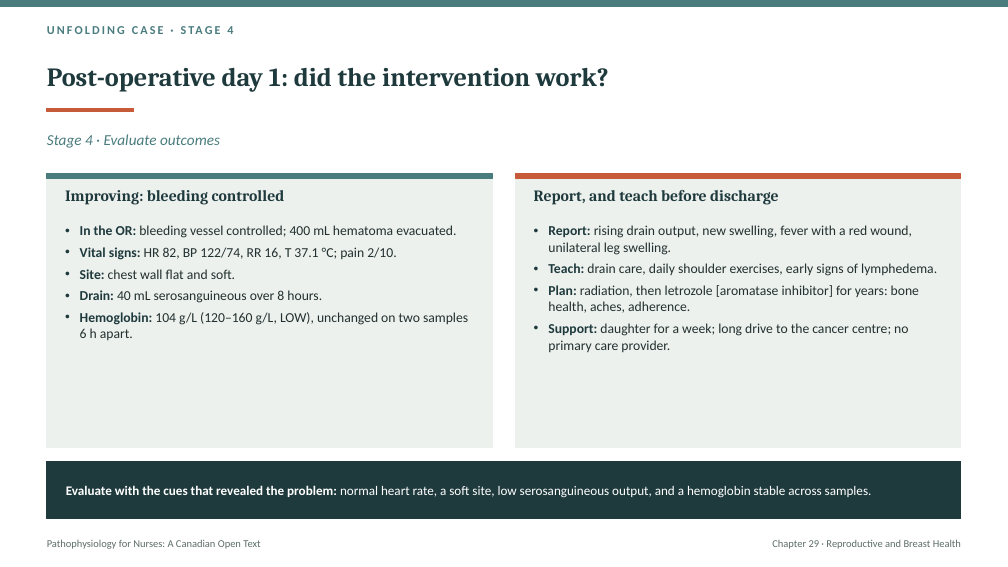
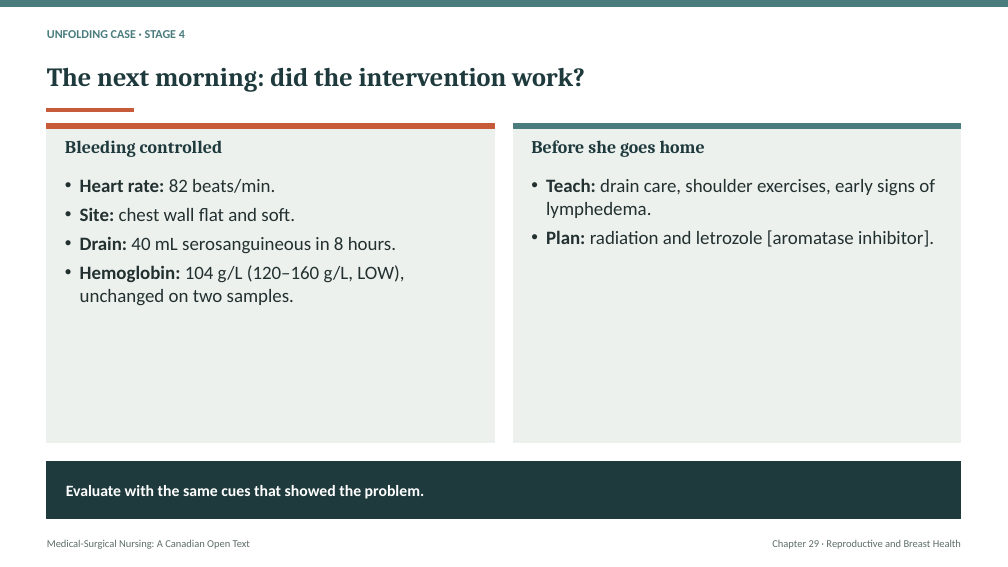
Before and after one commit to andrewleenl/opensourcenursing, a slide deck: slide 38 of Ch29_Reproductive_and_Breast_Health_in_Adult_Care_Lecture_Presentation.pptx (slide 44 before the commit). Drawn at 1008x567 pixels with LibreOffice and Linux fonts; fonts in the diff are those of the drawing. Boxes give left, top, right and bottom in pixels: in the first picture for what was removed or moved away, otherwise in the second. Text is boxed around its words. In the diff, an @@ line names an element or a change of style, - is before the commit and + after.

```diff
--- a/Ch29_Reproductive_and_Breast_Health_in_Adult_Care_Lecture_Presentation.pptx
+++ b/Ch29_Reproductive_and_Breast_Health_in_Adult_Care_Lecture_Presentation.pptx
@@ text "UNFOLDING CASE · STAGE 4" at (47,30,185,38): letter spacing 2 to 0 pt; vertical alignment top to middle @@
@@ title at (47,67,585,92): text changed @@
-Post-operative day 1: did the intervention work?
+The next morning: did the intervention work?
@@ rectangle: place and size @@
-rectangle at (47,174,492,448)
+rectangle at (47,124,495,442)
@@ rectangle: place and size @@
-rectangle at (47,174,492,178)
+rectangle at (47,124,495,129)
@@ rectangle at (47,124,495,129): fill #4A7C7E to #C75B39; outline #4A7C7E 1 pt to #C75B39 1 pt @@
@@ text removed at (47,134,220,148) @@
-Stage 4 · Evaluate outcomes
@@ text at (65,140,223,157): text changed; size 15 to 17 pt @@
-Improving: bleeding controlled
+Bleeding controlled
@@ rectangle: place and size @@
-rectangle at (516,174,961,448)
+rectangle at (513,124,961,442)
@@ rectangle: place and size @@
-rectangle at (516,174,961,178)
+rectangle at (513,124,961,129)
@@ rectangle at (513,124,961,129): fill #C75B39 to #4A7C7E; outline #C75B39 1 pt to #4A7C7E 1 pt @@
@@ text added at (531,140,705,157), 17 pt, text #1F3A3D, bold @@
+Before she goes home
@@ text "Heart rate: 82 beats/min.": place and size @@
-text "Heart rate: 82 beats/min." at (80,225,468,340)
+text "Heart rate: 82 beats/min." at (80,179,404,306)
@@ text at (80,179,275,193): text changed; size 13 to 18 pt @@
-• In the OR: bleeding vessel controlled; 400 mL hematoma evacuated.
-• Vital signs: HR 82, BP 122/74, RR 16, T 37.1 °C; pain 2/10.
+• Heart rate: 82 beats/min.
@@ text at (546,178,935,247): text changed; size 13 to 18 pt @@
-• Report: rising drain output, new swelling, fever with a red wound, unilateral leg swelling.
-• Teach: drain care, daily shoulder exercises, early signs of lymphedema.
-• Plan: radiation, then letrozole [aromatase inhibitor] for years: bone health, aches, adherence.
-• Support: daughter for a week; long drive to the cancer centre; no primary care provider.
+• Teach: drain care, shoulder exercises, early signs of lymphedema.
+• Plan: radiation and letrozole [aromatase inhibitor].
@@ text at (80,208,295,221): size 13 to 18 pt in "Site: chest wall flat and soft."; text colour #1F3A3D to #22302F in "Site:"; more space between paragraphs @@
@@ text removed at (534,190,779,205) @@
-Report, and teach before discharge
@@ text at (80,237,404,306): text changed; size 13 to 18 pt @@
-• Drain: 40 mL serosanguineous over 8 hours.
-• Hemoglobin: 104 g/L (120–160 g/L, LOW), unchanged on two samples 6 h apart.
+• Drain: 40 mL serosanguineous in 8 hours.
+• Hemoglobin: 104 g/L (120–160 g/L, LOW), unchanged on two samples.
@@ text at (66,485,425,499): text changed; size 12.5 to 15 pt; bold on @@
-Evaluate with the cues that revealed the problem: normal heart rate, a soft site, low serosanguineous output, and a hemoglobin stable across samples.
+Evaluate with the same cues that showed the problem.
@@ text at (47,539,250,549): text changed @@
-Pathophysiology for Nurses: A Canadian Open Text
+Medical-Surgical Nursing: A Canadian Open Text
```
Also in this commit, not shown: 9 other slides changed, 40 slides added, 40 slides removed, 14 other files.
